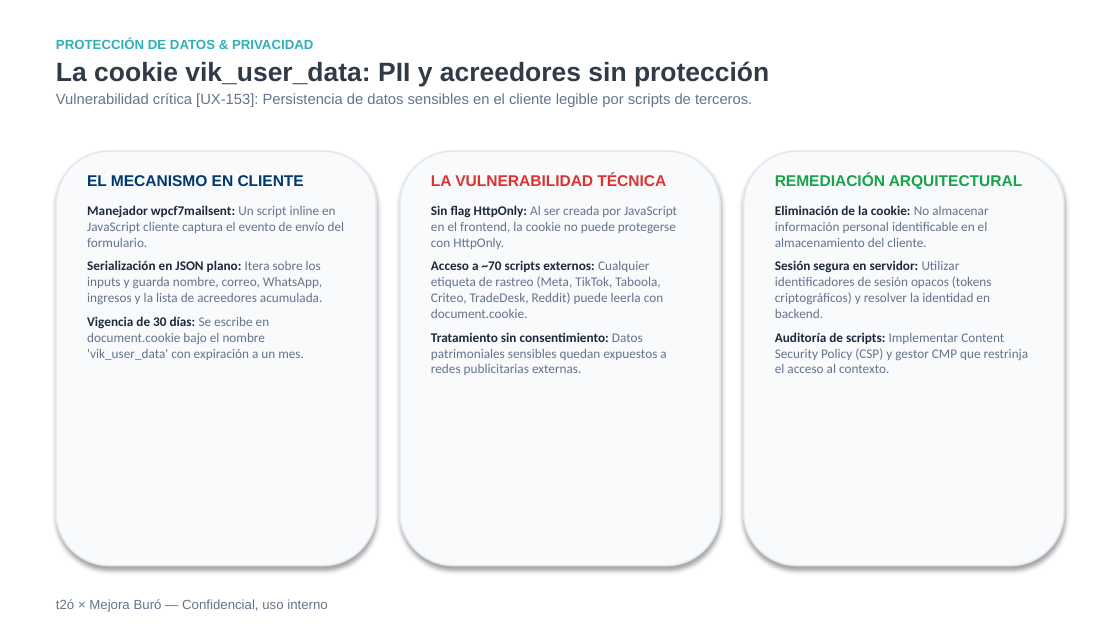
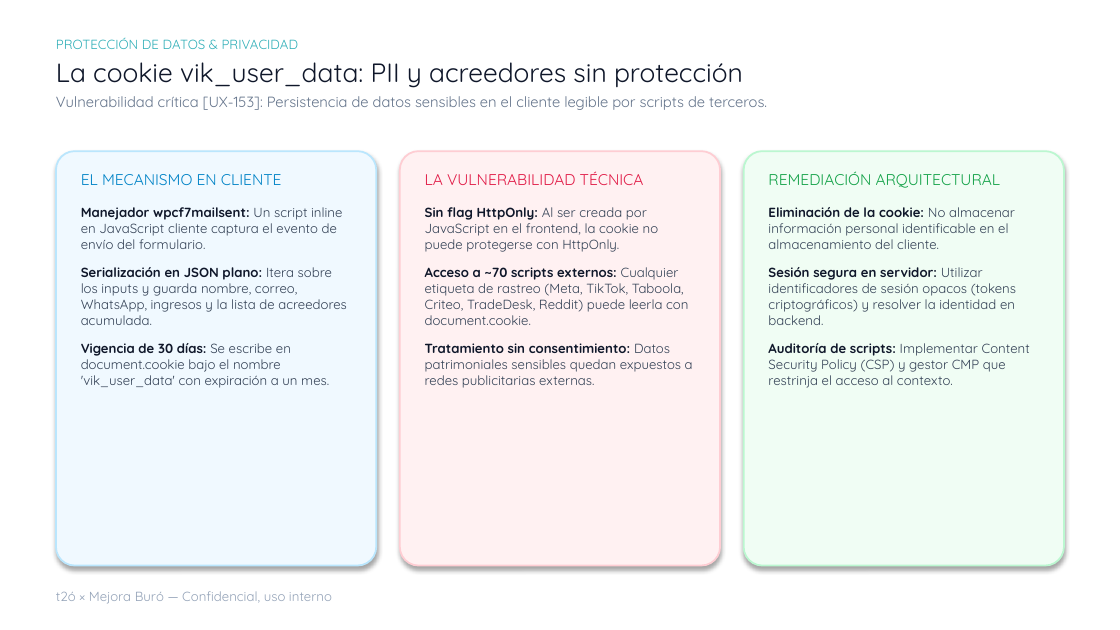
Before and after one commit to AmauriRodriguexX/mejora-tu-buro, a slide deck: slide 17 of entrega-final/auditoria-ux-mejoraburo-t2o.pptx (slide 16 before the commit). Drawn at 1120x630 pixels with LibreOffice and Linux fonts; fonts in the diff are those of the drawing; background and template pictures are left out. Boxes give left, top, right and bottom in pixels: in the first picture for what was removed or moved away, otherwise in the second. Text is boxed around its words. In the diff, an @@ line names an element or a change of style, - is before the commit and + after.

```diff
--- a/entrega-final/auditoria-ux-mejoraburo-t2o.pptx
+++ b/entrega-final/auditoria-ux-mejoraburo-t2o.pptx
@@ text "PROTECCIÓN DE DATOS & PRIVACIDAD" at [56,38,767,110]: font Arial to Quicksand; bold off in "PROTECCIÓN DE DATOS & PRIVACIDAD", "La cookie vik_user_data: PII y acreedores sin ..."; text colour #313B48 to #0F172A in "La cookie vik_user_data: PII y acreedores sin ..."; less space between paragraphs; more space between paragraphs @@
@@ rounded rectangle at [56,151,376,566]: fill #F8FAFC to #F0F9FF; outline #E2E8F0 1 pt to #BAE6FD 1.13 pt; proportions changed @@
@@ text "EL MECANISMO EN CLIENTE" at [81,174,347,388]: font Arial to Quicksand, text colour #00386E to #0284C7, bold off in "EL MECANISMO EN CLIENTE"; font Calibri to Quicksand; text colour #1E293B to #0F172A in "Manejador wpcf7mailsent:", "Serialización en JSON plano:", "Vigencia de 30 días:"; text colour #64748B to #334155 in "Un script inline en JavaScript cliente captura ...", "Itera sobre los inputs y guarda nombre, ...", "Se escribe en document.cookie bajo el nombre ..."; less space between paragraphs; more space between paragraphs @@
@@ rounded rectangle at [400,151,720,566]: fill #F8FAFC to #FFF1F2; outline #E2E8F0 1 pt to #FECDD3 1.13 pt; proportions changed @@
@@ text "LA VULNERABILIDAD TÉCNICA" at [425,171,693,388]: font Arial to Quicksand, text colour #DC3232 to #E11D48, bold off in "LA VULNERABILIDAD TÉCNICA"; font Calibri to Quicksand; text colour #1E293B to #0F172A in "Sin flag HttpOnly:", "Acceso a ~70 scripts externos:", "Tratamiento sin consentimiento:"; text colour #64748B to #334155 in "Al ser creada por JavaScript en el ...", "Cualquier etiqueta de rastreo (Meta, TikTok, Taboola, ...", "Datos patrimoniales sensibles quedan expuestos a redes ..."; less space between paragraphs; more space between paragraphs @@
@@ rounded rectangle at [744,151,1064,566]: fill #F8FAFC to #F0FDF4; outline #E2E8F0 1 pt to #BBF7D0 1.13 pt; proportions changed @@
@@ text "REMEDIACIÓN ARQUITECTURAL" at [768,171,1030,388]: font Arial to Quicksand, bold off in "REMEDIACIÓN ARQUITECTURAL"; font Calibri to Quicksand; text colour #1E293B to #0F172A in "Eliminación de la cookie:", "Sesión segura en servidor:", "Auditoría de scripts:"; text colour #64748B to #334155 in "No almacenar información personal identificable en el ...", "Utilizar identificadores de sesión opacos (tokens criptográf ...", "Implementar Content Security Policy (CSP) y gestor ..."; less space between paragraphs; more space between paragraphs @@
@@ text "t2ó × Mejora Buró — ...": place and size @@
-text "t2ó × Mejora Buró — ..." at [56,599,327,612]
+text "t2ó × Mejora Buró — ..." at [56,591,332,604]
@@ text "t2ó × Mejora Buró — ..." at [56,591,332,604]: font Arial to Quicksand, text colour #64748B to #94A3B8 @@
```
Also in this commit, not shown: 22 other slides changed, 1 slide added, 2 slides removed, 5 other files.
